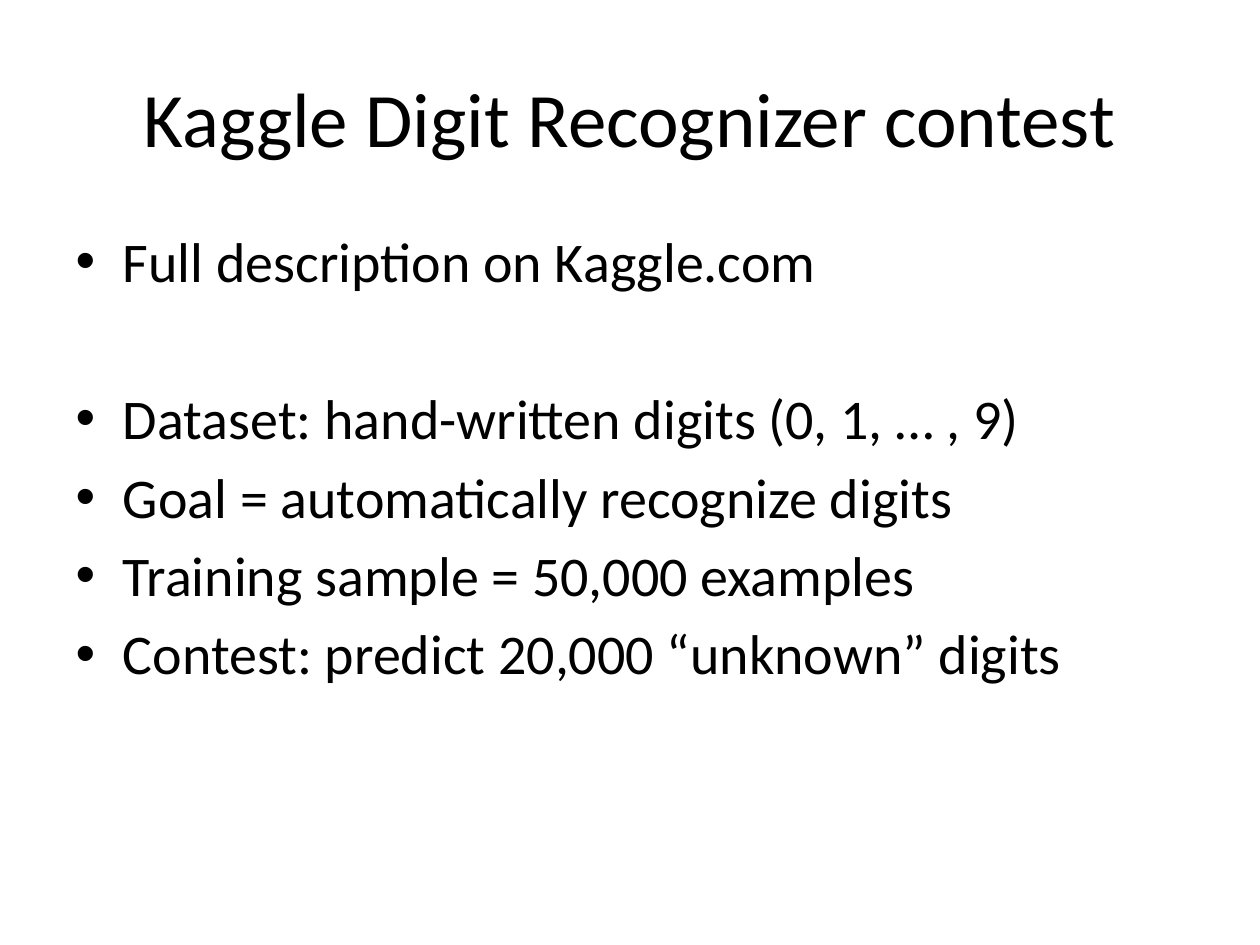
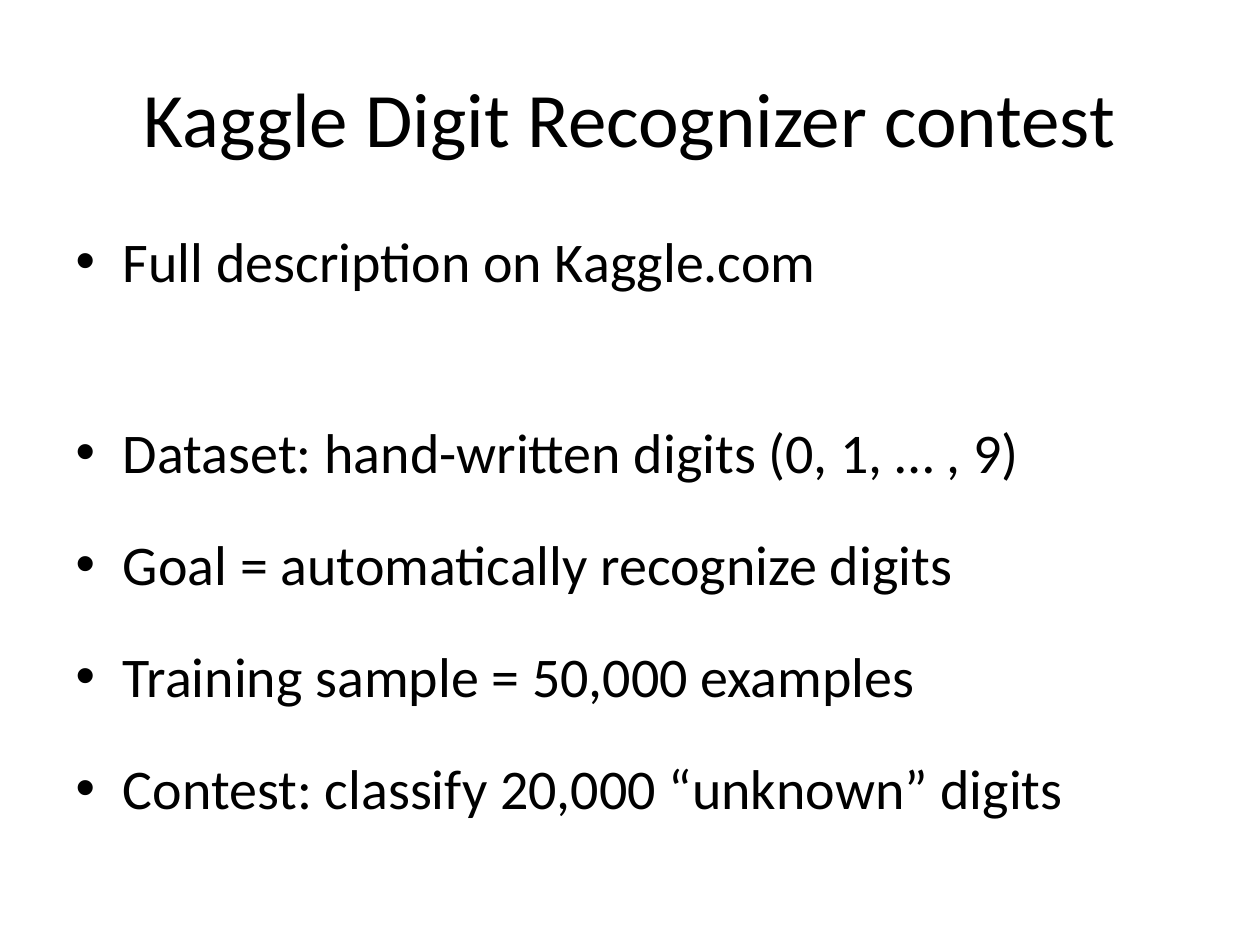
Before and after one commit to strangeloop/lambdajam2013, a slide deck: slide 4 of jams/learning/Machine Learning Jam.pptx. Drawn at 1260x945 pixels with LibreOffice and Linux fonts; fonts in the diff are those of the drawing. Boxes give left, top, right and bottom in pixels: in the first picture for what was removed or moved away, otherwise in the second. Text is boxed around its words. In the diff, an @@ line names an element or a change of style, - is before the commit and + after.

```diff
--- a/jams/learning/Machine Learning Jam.pptx
+++ b/jams/learning/Machine Learning Jam.pptx
@@ text at (123,243,1018,707): line spacing 1 to 1.5 @@
@@ text at (123,768,1063,819): text changed @@
-• Contest: predict 20,000 “unknown” digits
+• Contest: classify 20,000 “unknown” digits
```
Also in this commit, not shown: 15 other slides changed, 4 slides added, 1 slide removed, 1 other file.
